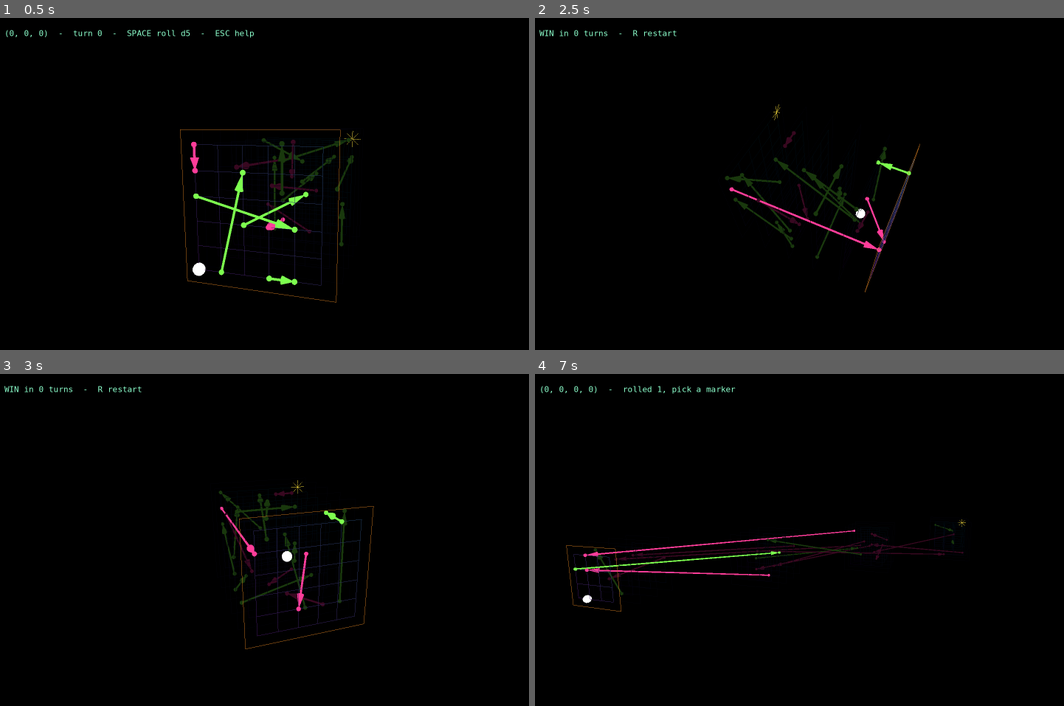
Above: before the commit, frames 1-4 (two rows, left to right).
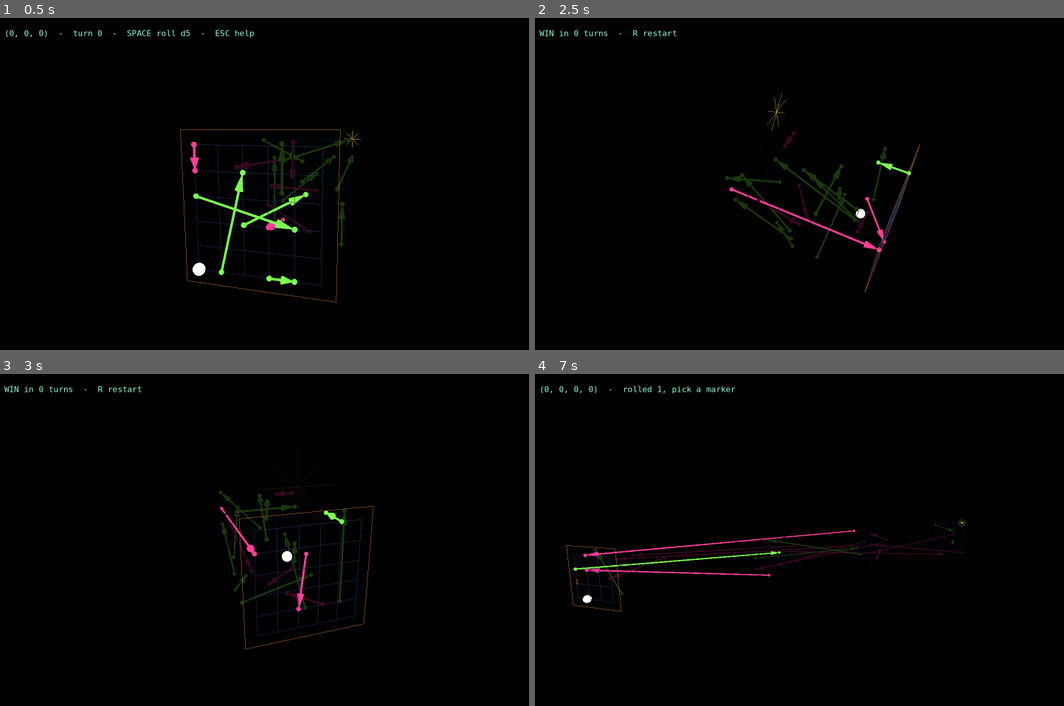
Above: after the commit, the same moments.

Repository: SamTech37/snakes-and-ladder-Ndim
Game: Godot game, scene res://src/main/main.tscn
The game is run twice, just before and just after one commit, with the same random seed, the same clock (stepped at 60 frames per second) and the same inputs.
Inputs (mouse positions are in pixels of both pictures, inside the frame that each line leads up to):
- Up to frame 1 (0.5 s): no input
- Up to frame 2 (2.5 s): tap Enter (ui_accept) at 0.5, 0.77, 2 s; move the mouse to (952, 167) at 0.52 s; hold D 0.53-1.25 s; tap M at 0.6 s; click (952, 167) at 0.67 s; tap 1 at 0.8 s; drag from (704, 200) to (794, 250) at 1.27 s; move the mouse to (884, 110) at 2.02 s; hold D from 2.03 s (still down); tap 9 at 2.1 s; tap 0 at 2.3 s
- Up to frame 3 (3 s): release D at 2.75 s; tap Enter (ui_accept) at 2.75 s; drag from (259, 606) to (111, 490) at 2.77 s
- Up to frame 4 (7 s): tap Enter (ui_accept) at 3.5, 3.77, 4.25, 5, 6.77 s; move the mouse to (1000, 589) at 3.52 s; tap M at 3.6 s; tap 1 at 3.8, 6.8 s; drag from (646, 490) to (736, 457) at 4.27 s; move the mouse to (852, 540) at 5.02 s; tap 9 at 5.1 s; click (852, 540) at 5.17 s; tap 0 at 5.3 s; drag from (736, 457) to (704, 556) at 5.77 s; move the mouse to (952, 523) at 6.52 s; hold D from 6.53 s (still down); tap R at 6.6 s

Frame 1 is identical in both runs. In frame 2, less than 0.1% of the frame differs, in the area x 43-48%, y 22-35%; in frame 3, less than 0.1%; in frame 4, less than 0.1%.
Error in both runs: Out of bounds get index '3' (on base: 'PackedInt32Array') (res://src/board/board.gd:96)

Commit message:
feat: give the game a voice - synthesised SFX, a pad loop, three effects
Silent was the problem: a roll, a hop and a snake all landed with no
acknowledgement that anything had happened.

src/autoload/audio.gd is the autoload Audio - the one genuinely global thing,
since a snake sounds from wherever the snake happened. No audio files: every
sound is synthesised into an AudioStreamWAV at startup from a few parameters,
square and saw with a hard cubic decay, which is where the flat-vector look
already lives and costs no binaries and no licences. Six sounds plus a looping
pad of two detuned saws in A minor with an arpeggio through it. Drop a CC0 loop
at res://assets/bgm.ogg and it takes over. M mutes.

Three effects, tweened into the board's own ImmediateMesh so they sit in the
layout and follow the spread tween for free: the rolled number rising at the
player, a ring opening where a move lands, the goal star thrown outward on a
win. anim = false turns them off with everything else.

Rules.SIZES moved off main.gd: a --script run compiles preloads before autoloads
are registered, so odds.gd preloading main.gd died on Audio not existing. Board
shapes are game data anyway.

Arithmetic can come out silent without erroring, so test_play.gd checks the peak
sample of all six buffers. Headless has no device to hear them on.

Co-Authored-By: Claude Opus 5 <noreply@anthropic.com>

Diff:
--- a/project.godot
+++ b/project.godot
@@ -15,6 +15,10 @@
 config/features=PackedStringArray("4.6", "Forward Plus")
 config/icon="res://icon.svg"
 
+[autoload]
+
+Audio="*res://src/autoload/audio.gd"
+
 [display]
 
 window/size/viewport_width=1600
--- /dev/null
+++ b/src/autoload/audio.gd
@@ -0,0 +1,180 @@
+extends Node
+
+## Every sound in the game, synthesised at startup. Autoloaded as `Audio`, because
+## sound is the one thing that is genuinely global: `Audio.play("snake")` from wherever
+## the snake happened.
+##
+## No audio files. The whole bank is a few hundred samples of arithmetic, which costs
+## nothing to store, needs no licence tracking, and lands where the flat-vector look
+## already is -- square and saw waves with hard decays, not recorded foley.
+##
+## Drop a CC0 loop at `res://assets/bgm.ogg` and it replaces the generated music.
+
+const RATE := 22050
+
+## name -> AudioStreamWAV. Filled in _ready().
+var bank := {}
+
+## Round-robin, so a hop landing on a snake does not cut the hop off.
+var voices: Array[AudioStreamPlayer] = []
+var next_voice := 0
+
+var music: AudioStreamPlayer
+var muted := false
+
+
+func _ready() -> void:
+	# Fast attack, hard decay: a flat-vector board should not have soft edges.
+	bank = {
+		"roll": _noise(0.13, 0.5),
+		"hop": _tone(660.0, 990.0, 0.09, "square"),
+		"ladder": _tone(440.0, 1320.0, 0.28, "saw", 0.004),
+		"snake": _tone(700.0, 150.0, 0.38, "saw", 0.006),
+		"token": _tone(880.0, 1400.0, 0.16, "square", 0.01),
+		"win": _chord([523.25, 659.25, 784.0], 1.1),
+	}
+	for i in 5:
+		var p := AudioStreamPlayer.new()
+		p.volume_db = -8.0
+		add_child(p)
+		voices.append(p)
+
+	music = AudioStreamPlayer.new()
+	music.volume_db = -20.0
+	music.stream = _music()
+	add_child(music)
+	music.play()
+
+
+func play(sound: String) -> void:
+	if not bank.has(sound):
+		return
+	var p := voices[next_voice]
+	next_voice = (next_voice + 1) % voices.size()
+	p.stream = bank[sound]
+	p.play()
+
+
+## M. Silence is a setting, not a reason to skip building the sound.
+func toggle_mute() -> void:
+	muted = not muted
+	AudioServer.set_bus_mute(0, muted)
+
+
+## One wave, pitch sweeping from `f0` to `f1`, decaying to nothing. `detune` adds a
+## second copy slightly off pitch -- two saws a few cents apart is the whole synthwave
+## trick, and it costs one more line.
+func _tone(f0: float, f1: float, secs: float, wave := "saw", detune := 0.0) -> AudioStreamWAV:
+	var n := int(RATE * secs)
+	var data := PackedByteArray()
+	data.resize(n * 2)
+	var phase := 0.0
+	var phase2 := 0.0
+	for i in n:
+		var u := float(i) / float(n)
+		var f := lerpf(f0, f1, u)
+		phase += f / RATE
+		phase2 += f * (1.0 + detune) / RATE
+		var s := _wave(phase, wave)
+		if detune > 0.0:
+			s = (s + _wave(phase2, wave)) * 0.5
+		data.encode_s16(i * 2, int(clampf(s * _env(u), -1.0, 1.0) * 32767.0))
+	return _wav(data)
+
+
+## Filtered-ish noise for the die. A pitch sweep says "a thing moved"; a burst says
+## "something was shaken", which is what a roll is.
+func _noise(secs: float, tone: float) -> AudioStreamWAV:
+	var n := int(RATE * secs)
+	var data := PackedByteArray()
+	data.resize(n * 2)
+	var last := 0.0
+	for i in n:
+		var u := float(i) / float(n)
+		# One-pole lowpass on white noise: cheaper than a filter node and this is a
+		# 3000-sample buffer, not a signal chain.
+		last = lerpf(last, randf() * 2.0 - 1.0, tone)
+		data.encode_s16(i * 2, int(clampf(last * _env(u), -1.0, 1.0) * 32767.0))
+	return _wav(data)
+
+
+func _chord(freqs: Array, secs: float) -> AudioStreamWAV:
+	var n := int(RATE * secs)
+	var data := PackedByteArray()
+	data.resize(n * 2)
+	var phases := PackedFloat32Array()
+	phases.resize(freqs.size())
+	for i in n:
+		var u := float(i) / float(n)
+		var s := 0.0
+		for k in freqs.size():
+			phases[k] += freqs[k] / RATE
+			s += _wave(phases[k], "square")
+		s /= float(freqs.size())
+		data.encode_s16(i * 2, int(clampf(s * _env(u), -1.0, 1.0) * 32767.0))
+	return _wav(data)
+
+
+## A looping pad: two detuned saws holding the chord, with an arpeggio picking through
+## it. Four bars of A minor, because the board is black and violet and this is the
+## music that goes with that.
+func _music() -> AudioStream:
+	# A hand-dropped CC0 track wins if there is one; this is what plays when there
+	# isn't, so the game is never silent for want of an asset.
+	if ResourceLoader.exists("res://assets/bgm.ogg"):
+		var s := load("res://assets/bgm.ogg")
+		if s is AudioStream:
+			s.loop = true
+			return s
+
+	var roots := [110.0, 87.31, 130.81, 98.0]  # A2  F2  C3  G2
+	var bar := 2.0
+	var n := int(RATE * bar * roots.size())
+	var data := PackedByteArray()
+	data.resize(n * 2)
+	var p1 := 0.0
+	var p2 := 0.0
+	var pa := 0.0
+	for i in n:
+		var t := float(i) / RATE
+		var root: float = roots[int(t / bar) % roots.size()]
+		p1 += root / RATE
+		p2 += root * 1.006 / RATE
+		# Arpeggio: root, fifth, octave, twelfth, one step per eighth note.
+		var step := int(t * 4.0) % 4
+		var mult: float = [1.0, 1.5, 2.0, 3.0][step]
+		pa += root * mult * 2.0 / RATE
+		var u := fmod(t * 4.0, 1.0)
+		var pad := (_wave(p1, "saw") + _wave(p2, "saw")) * 0.5
+		var arp := _wave(pa, "square") * pow(1.0 - u, 3.0)
+		data.encode_s16(i * 2, int(clampf(pad * 0.5 + arp * 0.35, -1.0, 1.0) * 32767.0))
+	var w := _wav(data)
+	w.loop_mode = AudioStreamWAV.LOOP_FORWARD
+	w.loop_end = n - 1
+	return w
+
+
+## Attack over the first 2%, then a cubic fall. Starting or stopping a wave at
+## non-zero costs a click, which is the one sound nobody chose.
+func _env(u: float) -> float:
+	var attack := minf(u / 0.02, 1.0)
+	return attack * pow(1.0 - u, 3.0)
+
+
+func _wave(phase: float, kind: String) -> float:
+	var f := fmod(phase, 1.0)
+	match kind:
+		"square":
+			return 1.0 if f < 0.5 else -1.0
+		"saw":
+			return f * 2.0 - 1.0
+	return sin(f * TAU)
+
+
+func _wav(data: PackedByteArray) -> AudioStreamWAV:
+	var s := AudioStreamWAV.new()
+	s.format = AudioStreamWAV.FORMAT_16_BITS
+	s.mix_rate = RATE
+	s.stereo = false
+	s.data = data
+	return s
--- a/src/board/board_view.gd
+++ b/src/board/board_view.gd
@@ -41,6 +41,12 @@
 
 ## F3 axis gizmo.
 var debug := false
+
+## Off with `anim`, so test_play.gd is not waiting on flashes it cannot see.
+var fx := true
+
+## Effects currently running: each is a cell, a color and a 0..1 clock.
+var fx_active := []
 
 ## Last game state handed over, so a redraw driven by the spread tween or an orbit
 ## does not need the turn loop to pass it all again.
@@ -114,12 +120,90 @@
 
 	_star(im, world(Board.goal_coords(size)), 0.45, Pal.C_GOAL)
 	_preview_links(im)
+	_draw_fx(im)
 	if debug:
 		_draw_axes(im)
 	else:
 		_clear_labels()
 	im.surface_end()
 	_draw_links(lit)
+
+
+## Landing somewhere is a thing that happened to a cell, so the cell says so: a ring
+## that opens and fades where the player came down.
+func land_flash(c: PackedInt32Array) -> void:
+	_flash(c, Pal.C_HERE, "ring", 0.45)
+
+
+## Reaching the goal is the only event in the game that ends it. It gets the star it
+## already draws there, thrown outward.
+func win_burst() -> void:
+	_flash(Board.goal_coords(size), Pal.C_GOAL, "star", 0.9)
+
+
+## The rolled number, at the player, rising and fading. The HUD says it too, but the
+## HUD is not where you are looking when you are looking at the board.
+func roll_pop(n: int, c: PackedInt32Array) -> void:
+	if not fx:
+		return
+	var l := Label3D.new()
+	l.text = str(n)
+	l.font = LABEL_FONT
+	l.font_size = 64
+	l.pixel_size = 0.007
+	l.billboard = BaseMaterial3D.BILLBOARD_ENABLED
+	l.no_depth_test = true
+	l.modulate = Pal.C_HERE
+	# Its own child, not one of DebugLabels': those are cleared on every redraw.
+	l.position = world(c) + Vector3(0.0, 0.5, 0.0)
+	add_child(l)
+	var t := create_tween()
+	t.set_parallel()
+	t.tween_property(l, "position", l.position + Vector3(0.0, 0.9, 0.0), 0.7) \
+		.set_trans(Tween.TRANS_CUBIC).set_ease(Tween.EASE_OUT)
+	t.tween_property(l, "modulate:a", 0.0, 0.7).set_delay(0.2)
+	t.chain().tween_callback(l.queue_free)
+
+
+## An effect is a cell, a color and a 0..1 clock. It is drawn with the board rather
+## than as its own node, so it sits in the layout and follows the spread tween like
+## everything else does.
+func _flash(c: PackedInt32Array, color: Color, kind: String, secs: float) -> void:
+	if not fx:
+		return
+	var f := {"cell": c, "color": color, "kind": kind, "u": 0.0}
+	fx_active.append(f)
+	var t := create_tween()
+	t.tween_method(func(u: float):
+			f["u"] = u
+			redraw(), 0.0, 1.0, secs)
+	t.tween_callback(func():
+			fx_active.erase(f)
+			redraw())
+
+
+func _draw_fx(im: ImmediateMesh) -> void:
+	for f in fx_active:
+		var u: float = f["u"]
+		var at := world(f["cell"])
+		var color: Color = f["color"] * (1.0 - u)
+		if f["kind"] == "ring":
+			_flat_ring(im, at, lerpf(0.2, 1.5, u), color)
+		else:
+			_star(im, at, lerpf(0.4, 3.0, u), color)
+
+
+## A circle facing the camera. The board's own rings are built in world planes because
+## they describe rotation axes; this one is a flash on the screen and should be round
+## from wherever you are looking.
+func _flat_ring(im: ImmediateMesh, at: Vector3, r: float, color: Color) -> void:
+	var b: Basis = rig.cam.global_transform.basis
+	var prev := at + b.x * r
+	for i in range(1, 25):
+		var a := TAU * float(i) / 24.0
+		var p := at + (b.x * cos(a) + b.y * sin(a)) * r
+		_line(im, prev, p, color)
+		prev = p
 
 
 ## A move that lands on a link draws a line to where the link would drag you. The
--- a/src/game/rules.gd
+++ b/src/game/rules.gd
@@ -8,6 +8,18 @@
 ## whole game over them.
 
 const Board = preload("res://src/board/board.gd")
+
+## Boards D cycles through, so the higher-dimensional ones are reachable from inside
+## the game rather than only by editing the export or a test script.
+## ponytail: static var, not const -- PackedInt32Array literals are not constant
+## expressions, so a const array of them will not parse.
+## ponytail: 5D is deliberately not in here. The code generalises to it and it drew
+## fine, but 3D and 4D are not right yet and shipping a third broken view only makes
+## it harder to tell which one is wrong. Add [3,3,3,3,3] back when 3D and 4D are good.
+static var SIZES: Array[PackedInt32Array] = [
+	PackedInt32Array([6, 6, 6]),
+	PackedInt32Array([4, 4, 4, 4]),
+]
 
 ## The dice the player picks between before rolling. Measured on [6,6,6]: a single d5
 ## costs 13.4 rolls under optimal play and picking between d6 and d3 costs 9.4, which
--- a/src/main/main.gd
+++ b/src/main/main.gd
@@ -11,18 +11,6 @@
 const Rules = preload("res://src/game/rules.gd")
 
 enum View { SPREAD, FOCUS }
-
-## Boards D cycles through, so the higher-dimensional ones are reachable from inside
-## the game rather than only by editing the export or a test script.
-## ponytail: static var, not const -- PackedInt32Array literals are not constant
-## expressions, so a const array of them will not parse.
-## ponytail: 5D is deliberately not in here. The code generalises to it and it drew
-## fine, but 3D and 4D are not right yet and shipping a third broken view only makes
-## it harder to tell which one is wrong. Add [3,3,3,3,3] back when 3D and 4D are good.
-static var SIZES: Array[PackedInt32Array] = [
-	PackedInt32Array([6, 6, 6]),
-	PackedInt32Array([4, 4, 4, 4]),
-]
 
 @export var size := PackedInt32Array([6, 6, 6])
 @export var link_count := 18
@@ -71,6 +59,7 @@
 	rig.board = view3d
 	rig.hud = hud
 	ghosts.board = view3d
+	view3d.fx = anim
 
 	# SNL_SEED pins the board so two runs render the same thing — without it a
 	# screenshot can't be compared against the one before it.
@@ -176,8 +165,8 @@
 ## Next board in SIZES, wrapping. Deals a fresh game, because changing the shape of
 ## the lattice invalidates every coordinate in the old one.
 func _cycle_size() -> void:
-	var i := SIZES.find(size)
-	size = SIZES[(i + 1) % SIZES.size()] if i >= 0 else SIZES[0]
+	var i := Rules.SIZES.find(size)
+	size = Rules.SIZES[(i + 1) % Rules.SIZES.size()] if i >= 0 else Rules.SIZES[0]
 	new_game()
 
 
@@ -200,8 +189,11 @@
 	if spend_turn:
 		turns += 1
 	moves = Board.legal_moves(coords, size, roll)
+	Audio.play("roll")
+	view3d.roll_pop(roll, coords)
 	if Rules.grants_reroll(moves, coords, size):
 		rerolls += 1
+		Audio.play("token")
 	ghosts.show_moves(moves, links)
 	_redraw()
 	_refresh_hud()
@@ -227,14 +219,19 @@
 	# Which planes are lit changed the moment the move list emptied.
 	_redraw()
 	await _hop(dest, 0.35, Tween.TRANS_BOUNCE)
+	view3d.land_flash(coords)
 
 	var idx := Board.coords_to_index(coords, size)
 	if links.has(idx):
+		Audio.play("snake" if Rules.landing(coords, size, links) == "SNAKE" else "ladder")
 		await _slide_link(Board.index_to_coords(links[idx], size))
 
 	# Landing somewhere new changes which plane is lit and which frame is warm.
 	_redraw()
 	won = Board.dist_to_goal(coords, size) == 0
+	if won:
+		Audio.play("win")
+		view3d.win_burst()
 	busy = false
 	_refresh_hud()
 
@@ -244,6 +241,7 @@
 		coords = dest
 		player.position = view3d.world(dest)
 		return
+	Audio.play("hop")
 	var t := create_tween()
 	t.tween_property(player, "position", view3d.world(dest), secs) \
 		.set_trans(trans).set_ease(Tween.EASE_OUT)
@@ -314,6 +312,8 @@
 			return
 		elif event.is_action_pressed("ui_accept") and moves.is_empty():
 			do_roll()
+		elif event.keycode == KEY_M:
+			Audio.toggle_mute()
 		elif event.keycode == KEY_X:
 			reroll()
 		elif event.keycode >= KEY_1 and event.keycode <= KEY_9:
--- a/tests/odds.gd
+++ b/tests/odds.gd
@@ -19,7 +19,6 @@
 
 const Board = preload("res://src/board/board.gd")
 const Rules = preload("res://src/game/rules.gd")
-const Main = preload("res://src/main/main.gd")
 
 ## What a game on the default board should cost. Below this the board is a formality;
 ## above it, a slog. The measured 13.4 rolls for a lone d5 sat at the top of it, and
@@ -29,10 +28,10 @@
 
 func _initialize() -> void:
 	print("\n%-16s %6s %10s %10s" % ["board", "kit", "E[rolls]", "floor"])
-	for size in Main.SIZES:
+	for size in Rules.SIZES:
 		var e := _solve(size)
 		print("%-16s %6s %10.2f %10.2f" % [str(size), str(Rules.kit(size)), e, _floor(size)])
-		if size == Main.SIZES[0]:
+		if size == Rules.SIZES[0]:
 			assert(e >= TARGET.x and e <= TARGET.y,
 					"%s takes %.1f rolls, outside the %.0f-%.0f the game is tuned for"
 					% [str(size), e, TARGET.x, TARGET.y])
--- a/tests/test_play.gd
+++ b/tests/test_play.gd
@@ -11,6 +11,24 @@
 const TURN_CAP := 2000
 
 func _initialize() -> void:
+	# The sound bank is arithmetic, so it can come out silent without erroring
+	# anywhere. Headless has no audio device to hear it on -- check the samples.
+	#
+	# Fetched by name, not as `Audio`: a --script run compiles this file before the
+	# autoloads are registered, so the global name does not exist yet at compile time.
+	# And not before a frame has passed -- root is not in the tree during _initialize,
+	# which makes any absolute path an error.
+	await process_frame
+	var audio := root.get_node_or_null("Audio")
+	assert(audio != null, "the Audio autoload is not registered")
+	for sound in ["roll", "hop", "ladder", "snake", "token", "win"]:
+		var d: PackedByteArray = audio.bank[sound].data
+		assert(d.size() > 1000, "%s is an empty buffer" % sound)
+		var peak := 0
+		for i in range(0, d.size() - 1, 64):
+			peak = maxi(peak, absi(d.decode_s16(i)))
+		assert(peak > 3000, "%s is silent" % sound)
+
 	for size in [PackedInt32Array([5, 5, 5]), PackedInt32Array([4, 4, 4, 4])]:
 		var m = load("res://src/main/main.tscn").instantiate()
 		m.size = size
Not shown, changed: CLAUDE.md
